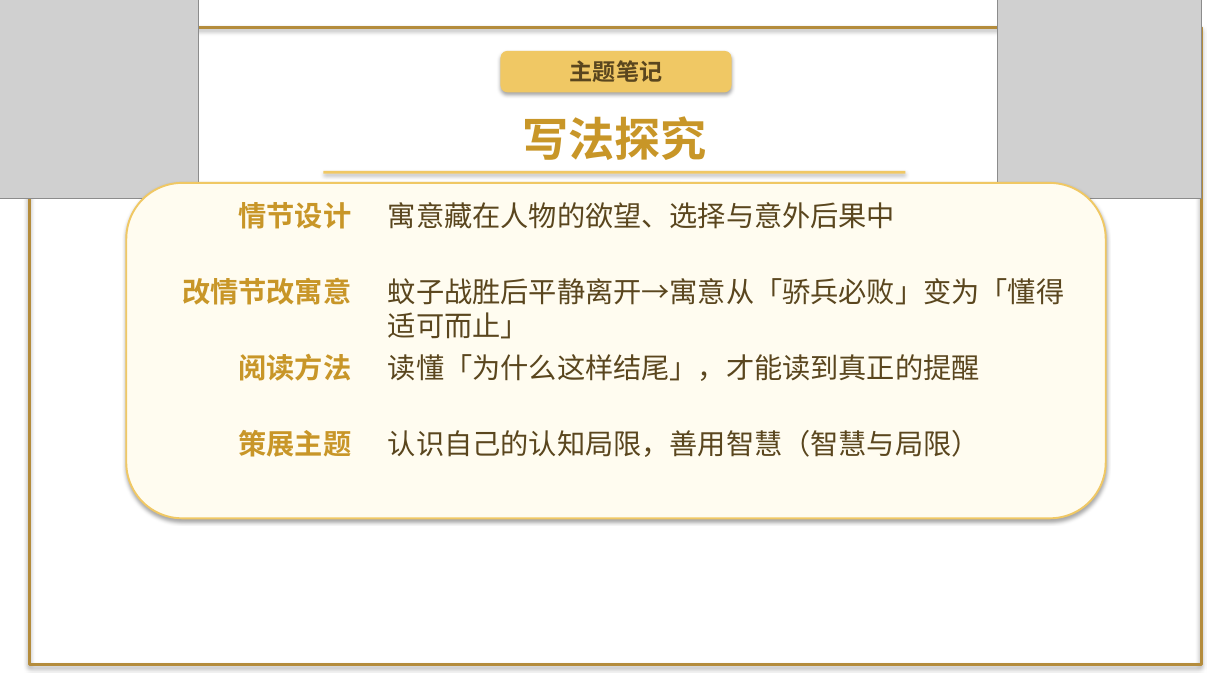
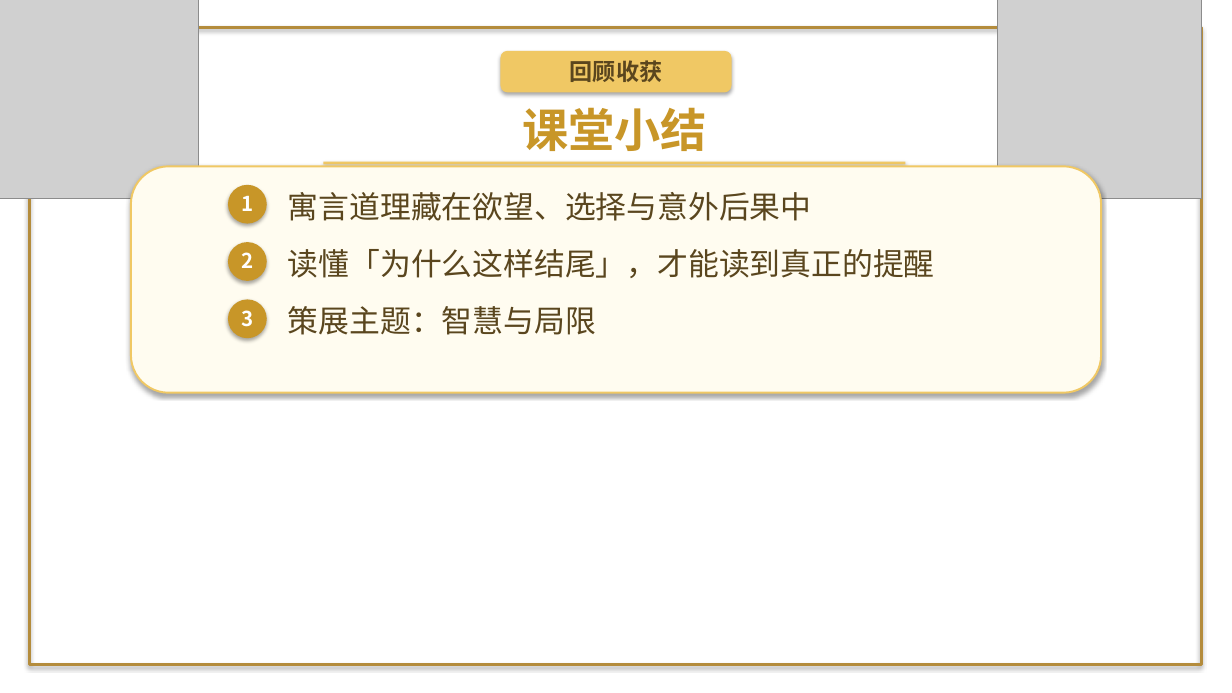
Before and after one commit to decemberlin54-del/declin, a slide deck: slide 7 of unit6-lesson24-fables.pptx (slide 6 before the commit). Drawn at 1232x693 pixels with LibreOffice and Linux fonts; fonts in the diff are those of the drawing; grey boxes stand for pictures; background and template pictures are left out. Boxes give left, top, right and bottom in pixels: in the first picture for what was removed or moved away, otherwise in the second. Text is boxed around its words. In the diff, an @@ line names an element or a change of style, - is before the commit and + after.

```diff
--- a/unit6-lesson24-fables.pptx
+++ b/unit6-lesson24-fables.pptx
@@ text at (570, 60, 662, 82): text changed @@
-主题笔记
+回顾收获
@@ text at (522, 107, 707, 151): text changed @@
-写法探究
+课堂小结
@@ rounded rectangle: place and size @@
-rounded rectangle at (127, 183, 1106, 518)
+rounded rectangle at (131, 166, 1102, 393)
@@ rectangle: place and size @@
-rectangle at (323, 171, 906, 174)
+rectangle at (323, 162, 906, 165)
@@ ellipse added at (228, 185, 267, 224), fill #C89628 @@
@@ text removed at (238, 202, 351, 229) @@
-情节设计
@@ text added at (241, 195, 253, 211), 16 pt, text #FFFFFF, bold @@
+1
@@ text at (288, 192, 812, 221): text changed; size 22 to 24 pt @@
-寓意藏在人物的欲望、选择与意外后果中
+寓言道理藏在欲望、选择与意外后果中
@@ ellipse added at (228, 242, 267, 281), fill #C89628 @@
@@ text added at (241, 252, 253, 268), 16 pt, text #FFFFFF, bold @@
+2
@@ text "读懂「为什么这样结尾」，才能读到真正的提醒": place and size @@
-text "读懂「为什么这样结尾」，才能读到真正的提醒" at (388, 354, 980, 381)
+text "读懂「为什么这样结尾」，才能读到真正的提醒" at (288, 249, 935, 278)
@@ text "读懂「为什么这样结尾」，才能读到真正的提醒" at (288, 249, 935, 278): size 22 to 24 pt @@
@@ text removed at (182, 278, 351, 305) @@
-改情节改寓意
@@ ellipse added at (228, 299, 267, 338), fill #C89628 @@
@@ text removed at (388, 278, 1064, 339) @@
-蚊子战胜后平静离开→寓意从「骄兵必败」变为「懂得适可而止」
@@ text added at (241, 310, 253, 327), 16 pt, text #FFFFFF, bold @@
+3
@@ text at (288, 306, 596, 335): text changed; size 22 to 24 pt; text colour #C89628 to #5A461E; bold off @@
-策展主题
+策展主题：智慧与局限
@@ text removed at (238, 354, 351, 381) @@
-阅读方法
@@ text removed at (388, 430, 980, 457) @@
-认识自己的认知局限，善用智慧（智慧与局限）
```
Also in this commit, not shown: 2 other slides changed, 5 slides added, 6 slides removed, 13 other files.
